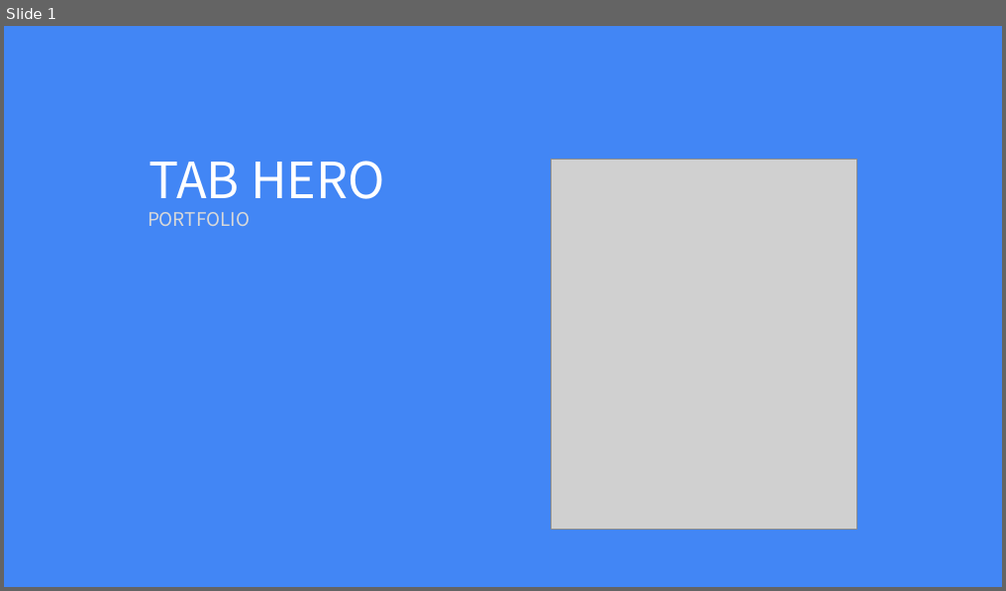
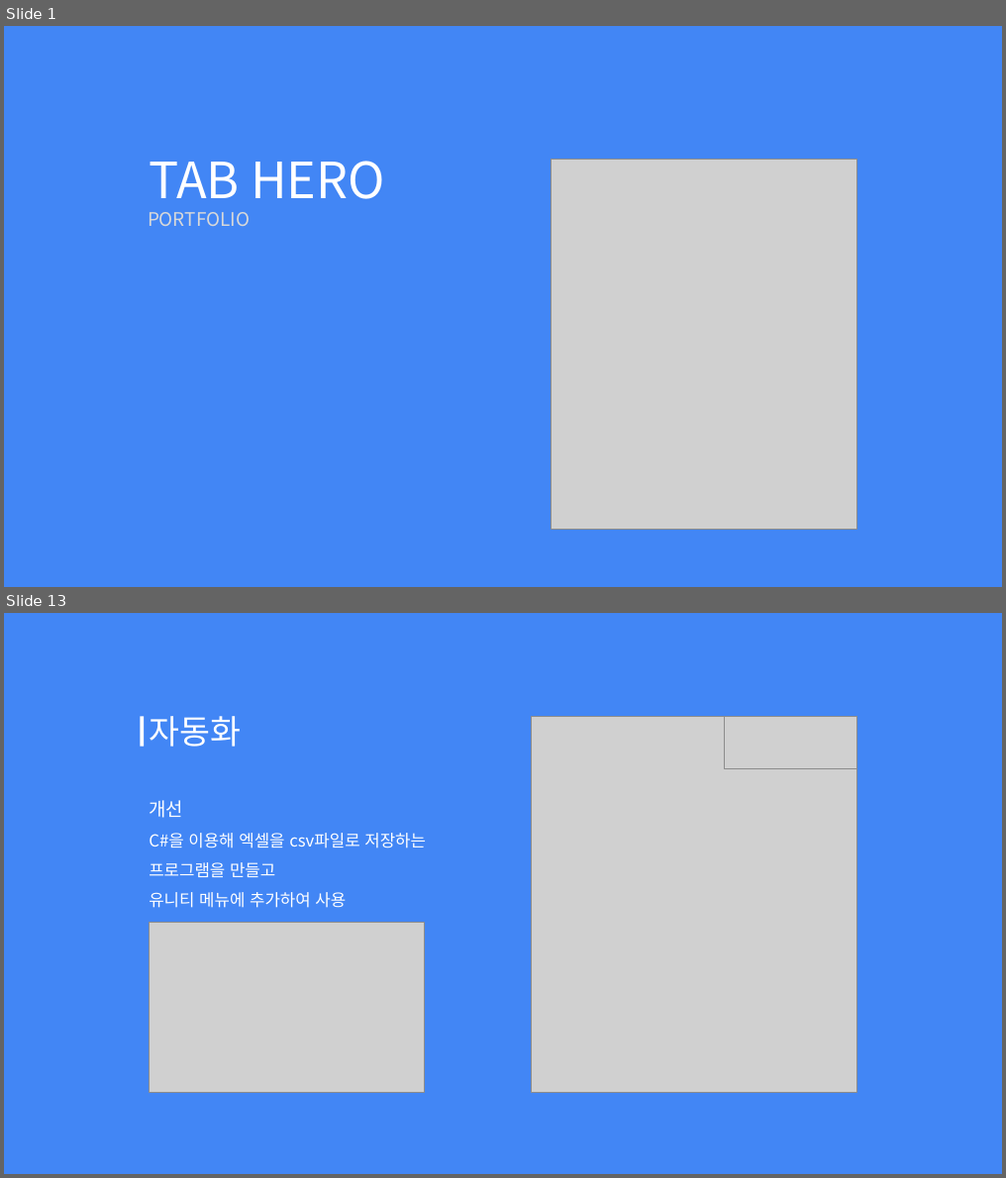
Before and after one commit to Hoyeom/CS-ClickerGame, a slide deck: Documents/TabHero.pptx. Shown one above the other, each under a label of ours: slide 1 before the commit, slides 1 and 13 after it; the slides between them are not shown. The pictures are 1006x591 and 1006x1178 pixels, drawn with LibreOffice and Linux fonts; fonts in the diff are those of the drawing; grey boxes stand for pictures. Boxes give left, top, right and bottom in pixels: in the first picture for what was removed or moved away, otherwise in the second. Text is boxed around its words. In the diff, an @@ line names an element or a change of style, - is before the commit and + after.

```diff
--- a/Documents/TabHero.pptx
+++ b/Documents/TabHero.pptx
@@ slide 13 added at <box>4,613,1002,1174</box>, background #4286F5 @@
@@ rectangle added at <box>141,716,144,747</box>, fill #FFFFFF @@
@@ text added at <box>149,716,241,747</box>, 32 pt, text #FFFFFF @@
+자동화
@@ picture added at <box>531,716,856,1093</box> @@
@@ picture added at <box>725,716,857,768</box> @@
@@ text added at <box>149,800,426,908</box>, 16 pt, text #FFFFFF @@
+개선
+C#을 이용해 엑셀을 csv파일로 저장하는
+프로그램을 만들고
+유니티 메뉴에 추가하여 사용
@@ picture added at <box>150,922,424,1093</box> @@
```
Also in this commit, not shown: 2 slides changed, 21 other slides added, 1 slide removed, 14 other files.
